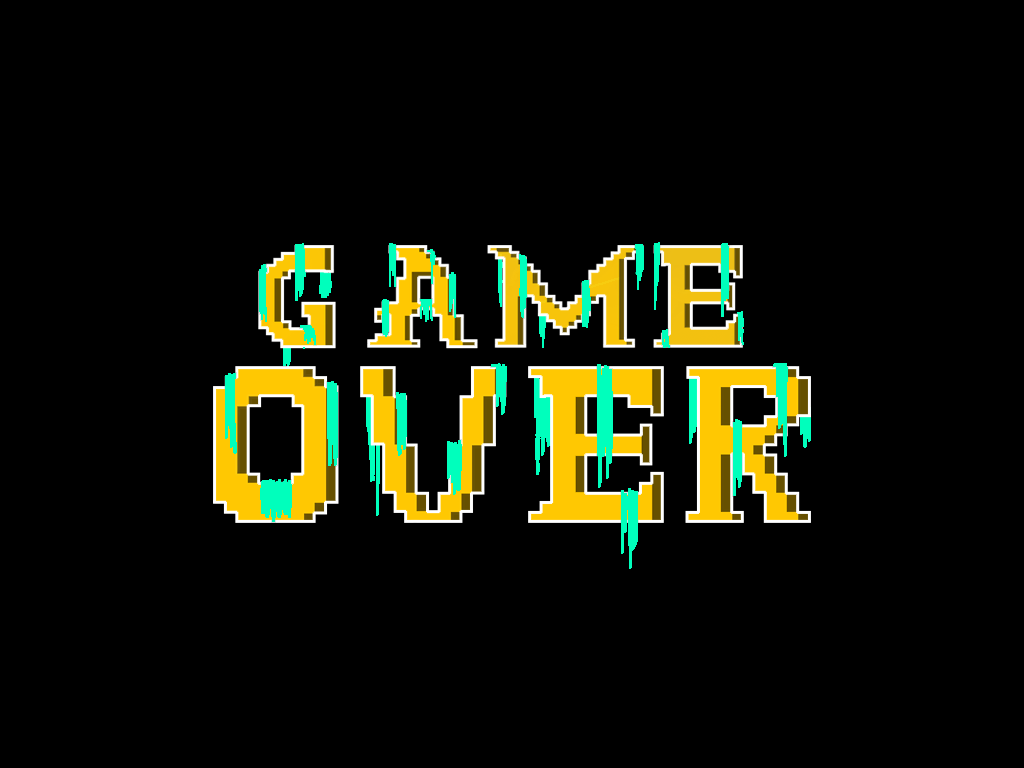
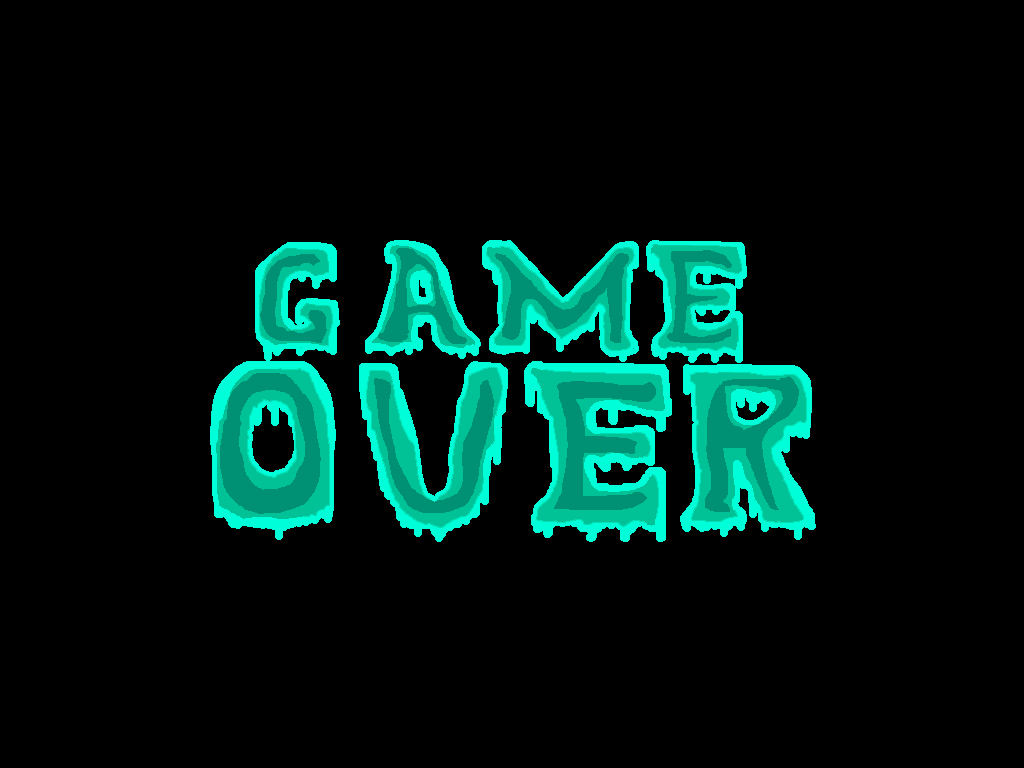
Layer changes from the first 1024 × 768 image to the second:
renamed "Layer 12" to "Layer 14", painted on it over [210, 240, 816, 569]
removed layer "Layer 2" over [213, 245, 811, 523]
removed layer "Layer 11" over [283, 254, 811, 516]
